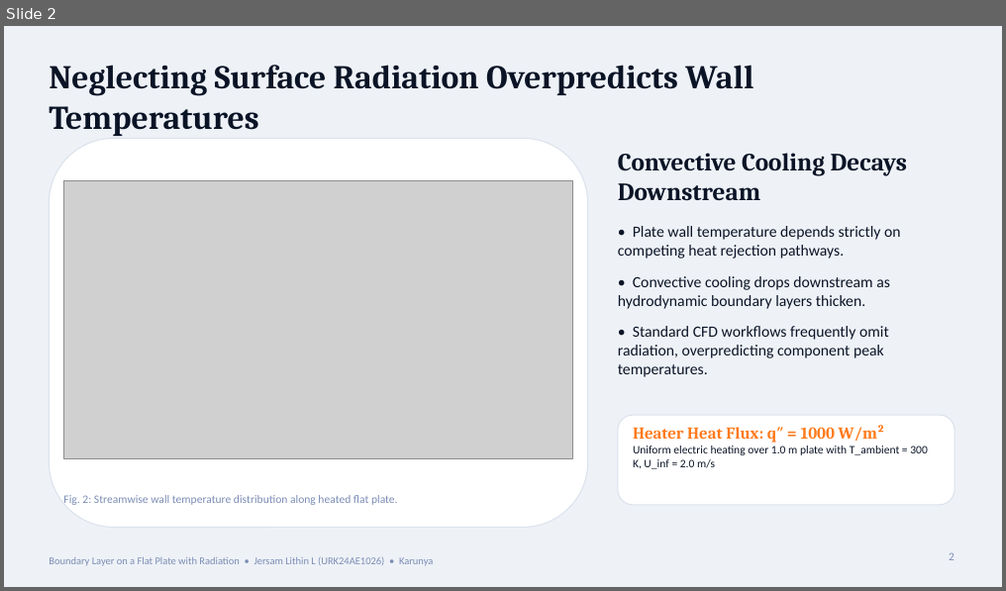
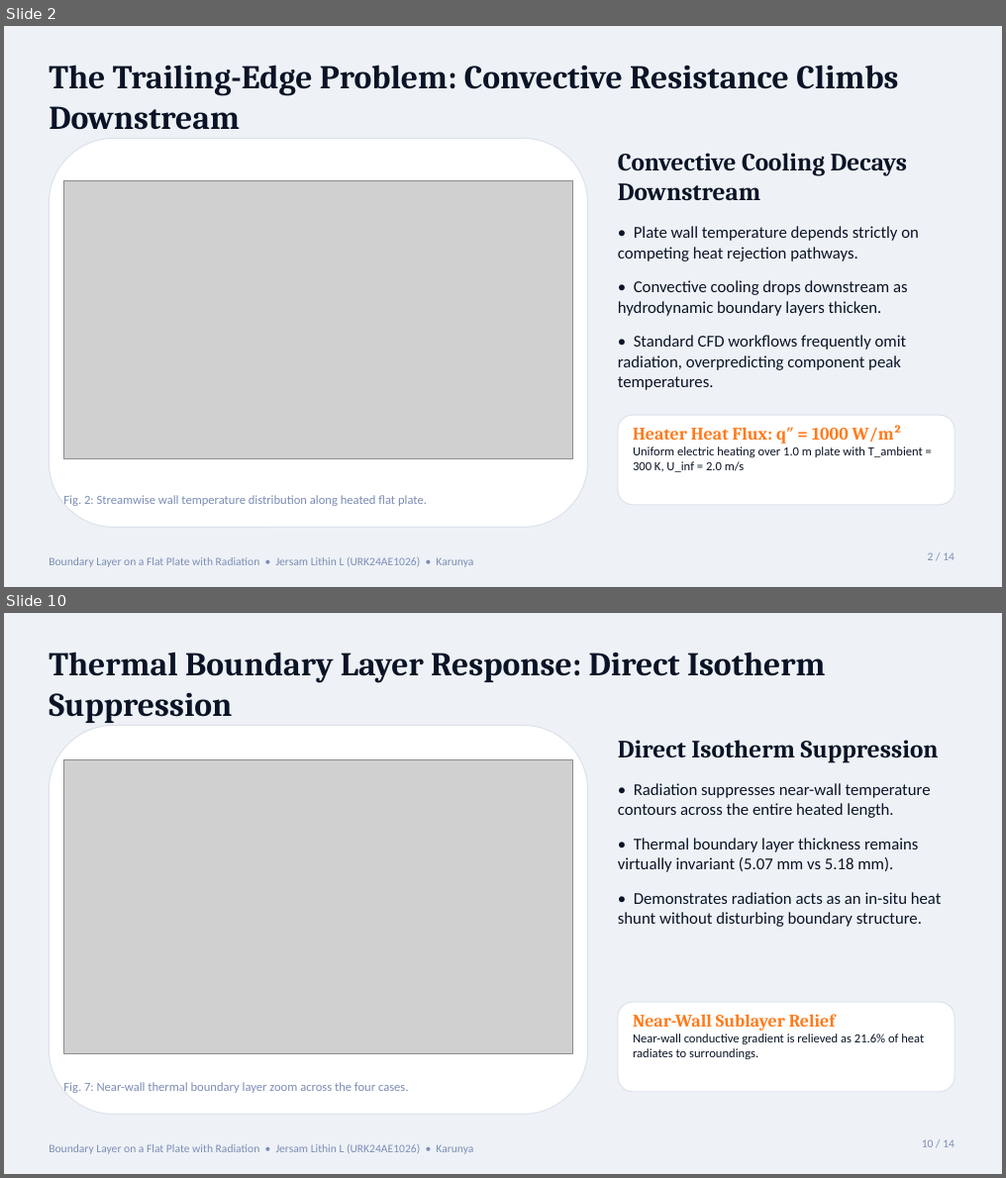
Before and after one commit to Jersam-l/flat-plate-with-radiation-cfd, a slide deck: Flat_Plate_Radiation_CFD_Pitch.pptx. Shown one above the other, each under a label of ours: slide 2 before the commit, slides 2 and 10 after it; the slides between them are not shown. The pictures are 1006x591 and 1006x1178 pixels, drawn with LibreOffice and Linux fonts; fonts in the diff are those of the drawing; grey boxes stand for pictures. Boxes give left, top, right and bottom in pixels: in the first picture for what was removed or moved away, otherwise in the second. Text is boxed around its words. In the diff, an @@ line names an element or a change of style, - is before the commit and + after.

Commit message:
feat(pitch): expanded 14-slide narrative story deck with large legible fonts for Jersam Lithin L

```diff
--- a/Flat_Plate_Radiation_CFD_Pitch.pptx
+++ b/Flat_Plate_Radiation_CFD_Pitch.pptx
@@ slide 10 added at [4, 613, 1002, 1174], background #EEF2F7; not listed: 1 template element that a slide beside it also shows @@
@@ text added at [49, 652, 826, 723], 32 pt, text #0B1426, bold @@
+Thermal Boundary Layer Response: Direct Isotherm Suppression
@@ rounded rectangle added at [49, 725, 588, 1115], fill #FFFFFF, outline #DCE2EC 1 pt @@
@@ picture added at [63, 760, 573, 1054] @@
@@ text added at [618, 740, 942, 927], 16 pt, text #0B1426 @@
+Direct Isotherm Suppression
+• Radiation suppresses near-wall temperature contours across the entire heated length.
+• Thermal boundary layer thickness remains virtually invariant (5.07 mm vs 5.18 mm).
+• Demonstrates radiation acts as an in-situ heat shunt without disturbing boundary structure.
@@ rounded rectangle added at [618, 1002, 954, 1092], fill #FFFFFF, outline #DCE2EC 1 pt @@
@@ text added at [633, 1014, 924, 1059], 12 pt, text #0B1426 @@
+Near-Wall Sublayer Relief
+Near-wall conductive gradient is relieved as 21.6% of heat radiates to surroundings.
@@ text added at [63, 1082, 408, 1093], 12 pt, text #7C8DB5 @@
+Fig. 7: Near-wall thermal boundary layer zoom across the four cases.
@@ text added at [922, 1140, 954, 1148], 11 pt, text #7C8DB5 @@
+10 / 14
@@ slide 2 changed as well @@
@@ text at [49, 65, 898, 130]: text changed @@
-Neglecting Surface Radiation Overpredicts Wall Temperatures
+The Trailing-Edge Problem: Convective Resistance Climbs Downstream
@@ text at [618, 226, 919, 390]: size 15 to 16 pt in "• Plate wall temperature depends strictly on ...", "• Convective cooling drops downstream as hydrodynamic ...", "• Standard CFD workflows frequently omit radiation, ..."; more space between paragraphs @@
@@ text "Heater Heat Flux: q″ = ..." at [633, 425, 923, 472]: size 16 to 17 pt in "Heater Heat Flux: q″ = 1000 W/m²"; size 11 to 12 pt in "Uniform electric heating over 1.0 m plate ..." @@
@@ text "Fig. 2: Streamwise wall temperature ..." at [63, 495, 427, 506]: size 11 to 12 pt @@
@@ text "Boundary Layer on a Flat ..." at [49, 558, 473, 568]: size 10 to 11 pt @@
@@ text at [928, 553, 954, 561]: text changed @@
-2
+2 / 14
```
Also in this commit, not shown: 6 other slides changed, 6 other slides added, 1 slide removed, 55 other files.
